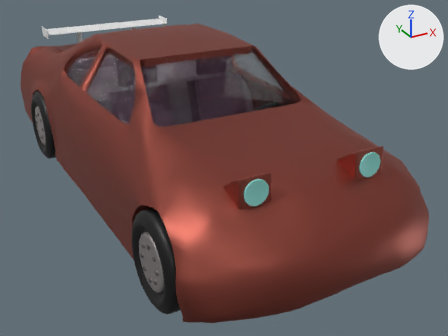
The Blender file Cars simulator/Assets/Models/car.blend as it was, and as the next commit left it.
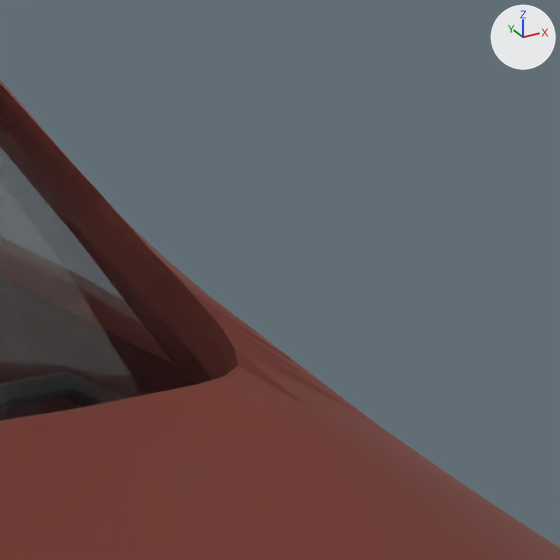
The first picture shows the older version from a 50 mm camera at (-1.8, -3.85, 1.47) aimed at (0.17, -0.26, -0.33). The close-ups show both versions on the part from 59% to 78% of the width and 13% to 39% of the height of that picture; other places that the commit changed are outside them. The lights are fixed; the arrows at upper right show +X, +Y and +Z.
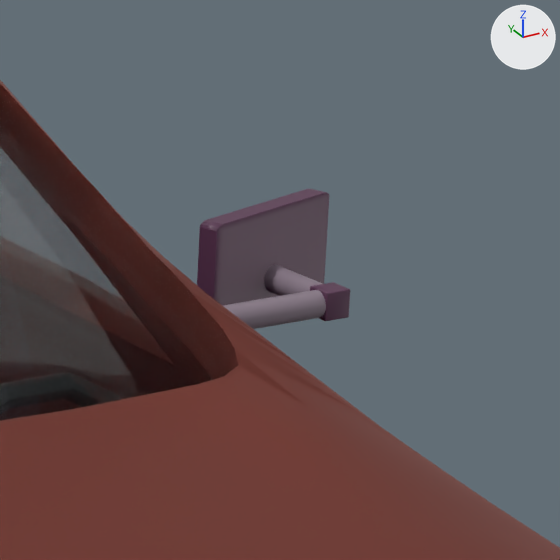
Where the change shows, as pixel boxes (x1, y1, x2, y2) in the close-ups (560 x 560 px):
'Cube.027', added: after (197, 189, 329, 306)
'Cylinder.058', added: after (223, 290, 326, 329)
'Cylinder.060', added: after (264, 264, 323, 296)
'Cube.028', added (purple): after (310, 282, 350, 321)

Edits to the bpy script that builds the scene:
```text
Add me_cylinder_062:
    me_cylinder_062.from_pydata(...)  # 96 vertices, 66 faces; spans x -1.0..1.0, y -1.0..1.0, z -1.0..9.13
    me_cylinder_062.polygons.foreach_set('use_smooth', [True] * 66)
    me_cylinder_062.materials.append(mat_material_040)  # grey #8c7d8b
Add me_cube_030:
    me_cube_030.from_pydata(...)  # 96 vertices, 98 faces; spans x -1.0..1.0, y -1.0..1.0, z -1.0..1.0
    me_cube_030.polygons.foreach_set('use_smooth', [True] * 98)
    me_cube_030.materials.append(mat_material_043)  # dark purple #5b3652
Add me_cube_029:
    me_cube_029.from_pydata(...)  # 100 vertices, 102 faces; spans x -1.0..1.0, y -1.0..1.0, z -1.0..1.0
    me_cube_029.polygons.foreach_set('use_smooth', [True] * 102)
    me_cube_029.materials.append(mat_material_043)  # dark purple #5b3652
Add ob_cylinder_060:
    ob_cylinder_060 = bpy.data.objects.new('Cylinder.060', me_cylinder_062)
    ob_cylinder_060.location = (0.713, -0.561, 0.247)
    ob_cylinder_060.rotation_euler = (-1.571, 1.571, 0.0)  # degrees (-90, 90, 0)
    ob_cylinder_060.scale = (0.0146, 0.0146, 0.0118)
Add ob_cube_028:
    ob_cube_028 = bpy.data.objects.new('Cube.028', me_cube_030)
    ob_cube_028.location = (0.713, -0.561, 0.247)
    ob_cube_028.scale = (0.0154, 0.0154, 0.0154)
Add ob_cylinder_058:
    ob_cylinder_058 = bpy.data.objects.new('Cylinder.058', me_cylinder_062.copy())
    ob_cylinder_058.location = (0.579, -0.561, 0.247)
    ob_cylinder_058.rotation_euler = (0.0, 1.571, 0.0)  # degrees (0, 90, 0)
    ob_cylinder_058.scale = (0.0146, 0.0146, 0.0146)
Add ob_cube_027:
    ob_cube_027 = bpy.data.objects.new('Cube.027', me_cube_029)
    ob_cube_027.location = (0.707, -0.449, 0.262)
    ob_cube_027.rotation_euler = (0.0, 0.0, 0.292)  # degrees (0, 0, 17)
    ob_cube_027.scale = (0.0969, 0.0124, 0.0611)
```
